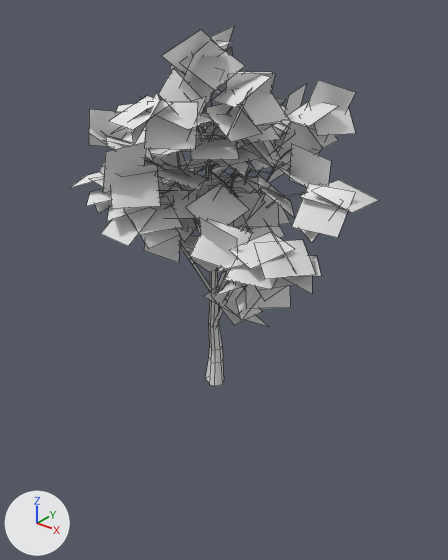
A saved change to the OBJ model assets/models/tree/tree2a_lod2.obj.
Before and after are seen from a 50 mm camera at (0.989, -1.27, 1.098) aimed at (-0.033, 0.008, 0.306). Arrows for +X, +Y and +Z are at lower left; the lights stay in place. Mesh edges are drawn as thin lines. Where no turn or scale is listed for an object, it has been applied to the vertices.

The scene before the commit, as lines of its bpy script (objects in view):
```python
me_tree2a_lod2 = bpy.data.meshes.new('tree2a_lod2')
me_tree2a_lod2.from_pydata(...)  # 1179 vertices, 590 faces; spans x -0.439..0.439, y -0.387..0.387, z 0.0..1.0
# faces by material slot: [401, 189]
me_tree2a_lod2.materials.append(mat_bark)  # white #e7e7e7
me_tree2a_lod2.materials.append(mat_leaves)  # white #e7e7e7
ob_tree2a_lod2 = bpy.data.objects.new('tree2a_lod2', me_tree2a_lod2)
ob_tree2a_lod2.location = (0.0, 0.0, 0.0)
```
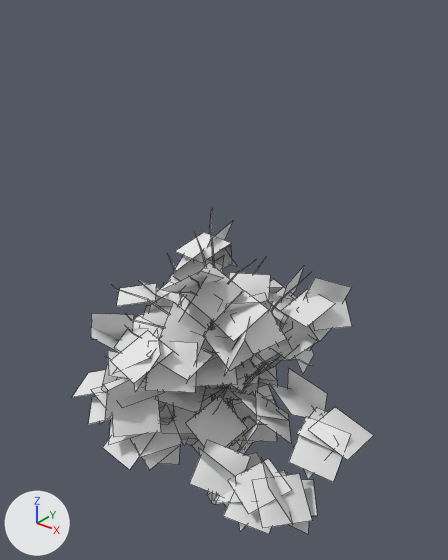
Where the change shows, as pixel boxes (x1, y1, x2, y2) in the pictures (448 x 560 px; the box of a moved part takes in the faces that stretch with it):
'tree2a_lod2', reshaped (10% shorter): before (70, 26, 378, 386); after (72, 211, 374, 534)
part 1 of me_tree2a_lod2, moved or reshaped: before (145, 160, 200, 234); after (129, 318, 210, 388)
part 2 of me_tree2a_lod2, moved or reshaped (not visible afterwards): before (180, 242, 212, 291)
part 3 of me_tree2a_lod2, moved or reshaped: before (106, 135, 167, 164); after (113, 286, 169, 315)
part 4 of me_tree2a_lod2, moved or reshaped: before (230, 170, 236, 193); after (218, 259, 265, 387)
part 5 of me_tree2a_lod2, moved or reshaped: before (220, 150, 290, 287); after (230, 275, 308, 406)
part 6 of me_tree2a_lod2, moved or reshaped: before (177, 152, 181, 168); after (169, 256, 182, 303)
part 7 of me_tree2a_lod2, moved or reshaped: before (207, 165, 249, 230); after (210, 328, 248, 380)
part 8 of me_tree2a_lod2, moved or reshaped: before (210, 107, 233, 140); after (229, 261, 254, 282)
part 9 of me_tree2a_lod2, moved or reshaped: before (204, 111, 224, 386); after (195, 233, 222, 505)
part 10 of me_tree2a_lod2, moved or reshaped: before (217, 192, 305, 290); after (227, 358, 312, 406)
part 11 of me_tree2a_lod2, moved or reshaped: before (214, 290, 233, 327); after (242, 416, 260, 424)
part 12 of me_tree2a_lod2, moved or reshaped: before (197, 126, 212, 180); after (170, 291, 213, 329)
part 13 of me_tree2a_lod2, moved or reshaped: before (210, 96, 214, 139); after (210, 211, 215, 266)
part 14 of me_tree2a_lod2, moved or reshaped: before (70, 26, 378, 326); after (72, 221, 374, 534)

Patch to the scene script:
```diff
--- a/assets/models/tree/tree2a_lod2.obj.py
+++ b/assets/models/tree/tree2a_lod2.obj.py
@@ me_tree2a_lod2 @@
 # used by ob_tree2a_lod2; location = (0.0, 0.0, 0.0)
-me_tree2a_lod2.from_pydata(...)  # 1179 vertices, 590 faces; spans x -0.439..0.439, y -0.387..0.387, z 0.0..1.0
+me_tree2a_lod2.from_pydata(...)  # 1179 vertices, 590 faces; spans x -0.5..0.5, y -0.441..0.441, z -0.5..0.5
+# me_tree2a_lod2 part 1: the loose piece of 22 vertices spanning x -0.131..0.0, y -0.285..-0.071, z 0.404..0.743 is scaled about its middle by 1.05, then moved by (-0.016, 0.013, -0.473)
+# me_tree2a_lod2 part 2: the loose piece of 19 vertices spanning x -0.171..-0.006, y -0.255..-0.071, z 0.297..0.679 is scaled about its middle by 1.05, then moved by (-0.017, 0.014, -0.477)
+# me_tree2a_lod2 part 3: the loose piece of 19 vertices spanning x -0.296..-0.02, y -0.185..-0.061, z 0.509..0.738 is scaled about its middle by 1.05, then moved by (-0.02, 0.016, -0.471)
+# me_tree2a_lod2 part 4: the loose piece of 22 vertices spanning x -0.055..-0.001, y -0.059..0.237, z 0.409..0.748 is scaled about its middle by 1.05, then moved by (-0.014, 0.026, -0.473)
+# me_tree2a_lod2 part 5: the loose piece of 28 vertices spanning x -0.01..0.103, y -0.058..0.26, z 0.278..0.733 is scaled about its middle by 1.05, then moved by (-0.011, 0.026, -0.476)
+# me_tree2a_lod2 part 6: the loose piece of 13 vertices spanning x -0.263..-0.092, y -0.098..0.015, z 0.621..0.777 is scaled about its middle by 1.05, then moved by (-0.021, 0.019, -0.467)
+# me_tree2a_lod2 part 7: the loose piece of 16 vertices spanning x 0.02..0.109, y -0.134..-0.061, z 0.514..0.696 is scaled about its middle by 1.05, then moved by (-0.01, 0.017, -0.471)
+# me_tree2a_lod2 part 8: the loose piece of 13 vertices spanning x 0.011..0.121, y -0.123..-0.055, z 0.719..0.888 is scaled about its middle by 1.05, then moved by (-0.01, 0.017, -0.462)
+# me_tree2a_lod2 part 9: the loose piece of 66 vertices spanning x -0.042..0.02, y -0.14..-0.035, z 0.0..0.955 is multiplied about its middle by the matrix ((1.047, 0.0, 0.0), (0.0, 1.047, 0.0), (0.0, 0.0, 1.047)), then moved by (-0.013, 0.017, -0.477)
+# me_tree2a_lod2 part 10: the loose piece of 25 vertices spanning x 0.002..0.336, y -0.109..-0.06, z 0.304..0.682 is scaled about its middle by 1.05, then moved by (-0.005, 0.017, -0.477)
+# me_tree2a_lod2 part 11: the loose piece of 23 vertices spanning x -0.009..0.282, y -0.222..-0.065, z 0.184..0.55 is scaled about its middle by 1.05, then moved by (-0.006, 0.015, -0.483)
+# me_tree2a_lod2 part 12: the loose piece of 22 vertices spanning x -0.022..0.029, y -0.277..-0.063, z 0.543..0.85 is scaled about its middle by 1.05, then moved by (-0.013, 0.013, -0.467)
+# me_tree2a_lod2 part 13: the loose piece of 22 vertices spanning x -0.15..-0.026, y -0.066..0.098, z 0.622..0.923 is scaled about its middle by 1.05, then moved by (-0.017, 0.022, -0.464)
+# me_tree2a_lod2 part 14: 756 of the vertices in x -0.439..0.439, y -0.387..0.387, z 0.244..1.0 are scaled about their middle by 1.14, then moved by (0.0, 0.0, -0.622)
 me_tree2a_lod2.materials.append(mat_bark)
```
